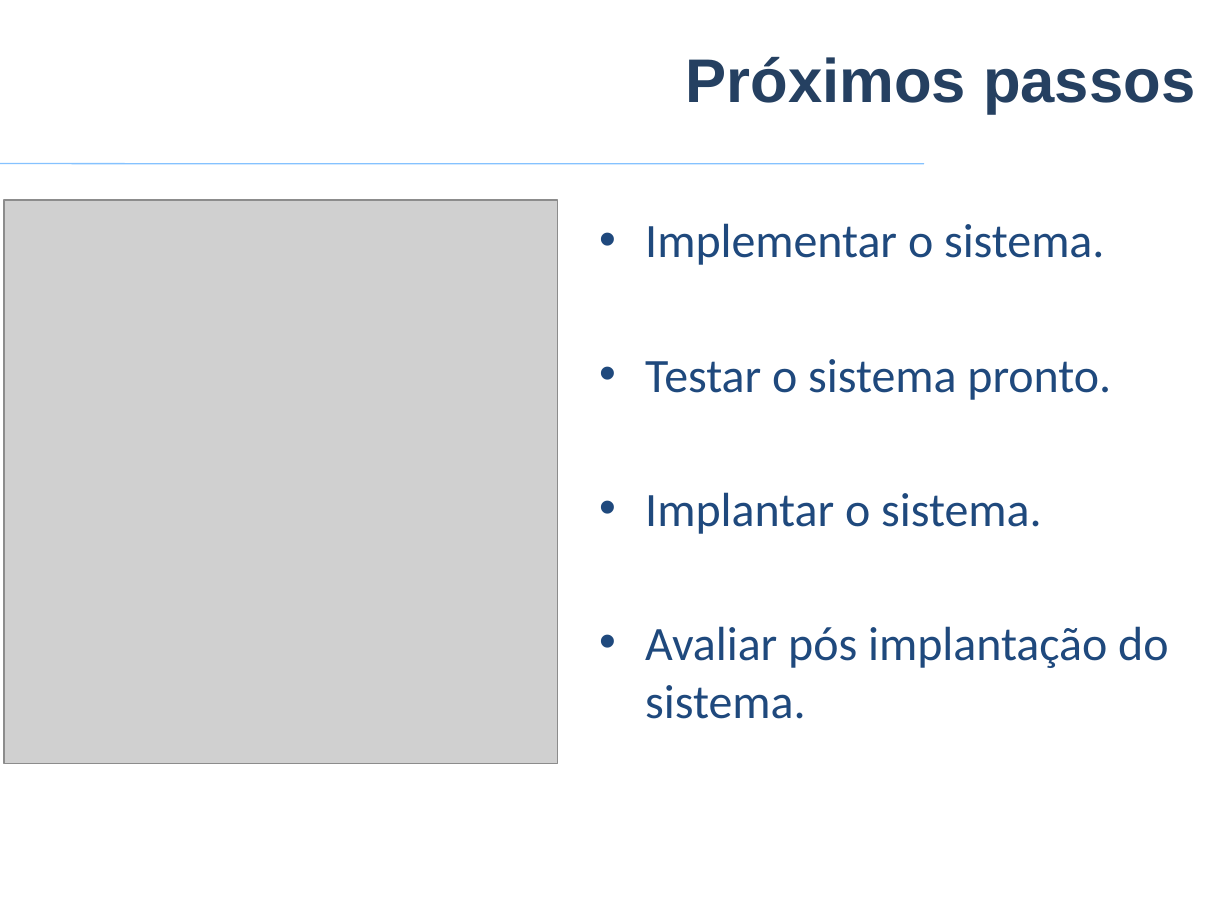
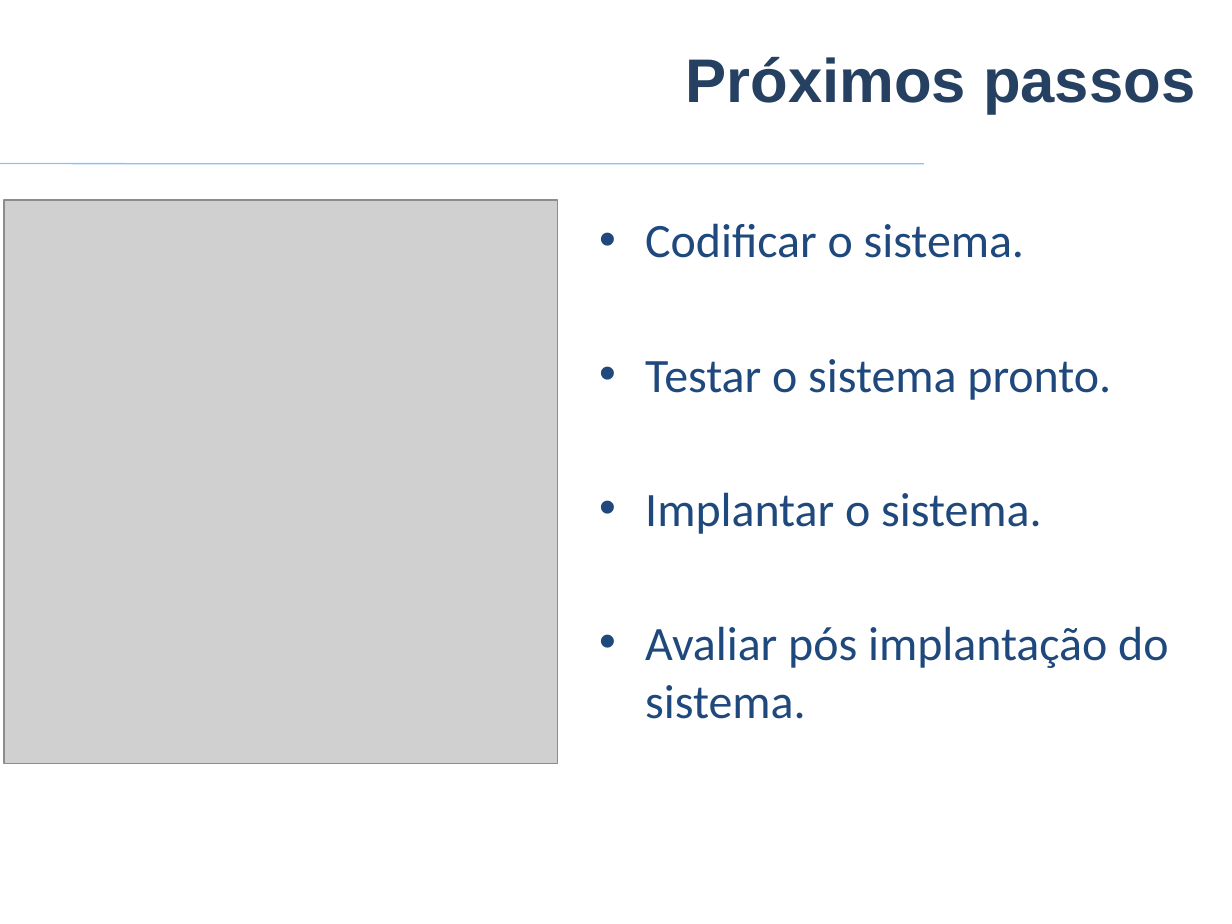
Before and after one commit to VagnerAlcantara/TCC, a slide deck: slide 43 of TCC/5º Encontro/2017-Apresentacao Psystem.pptx (slide 42 before the commit). Drawn at 1232x924 pixels with LibreOffice and Linux fonts; fonts in the diff are those of the drawing; grey boxes stand for pictures; background and template pictures are left out. Boxes give left, top, right and bottom in pixels: in the first picture for what was removed or moved away, otherwise in the second. Text is boxed around its words. In the diff, an @@ line names an element or a change of style, - is before the commit and + after.

```diff
--- a/TCC/5º Encontro/2017-Apresentacao Psystem.pptx
+++ b/TCC/5º Encontro/2017-Apresentacao Psystem.pptx
@@ text at bbox=[645, 223, 1024, 258]: text changed @@
-• Implementar o sistema.
+• Codificar o sistema.
```
Also in this commit, not shown: 1 other slide changed.
